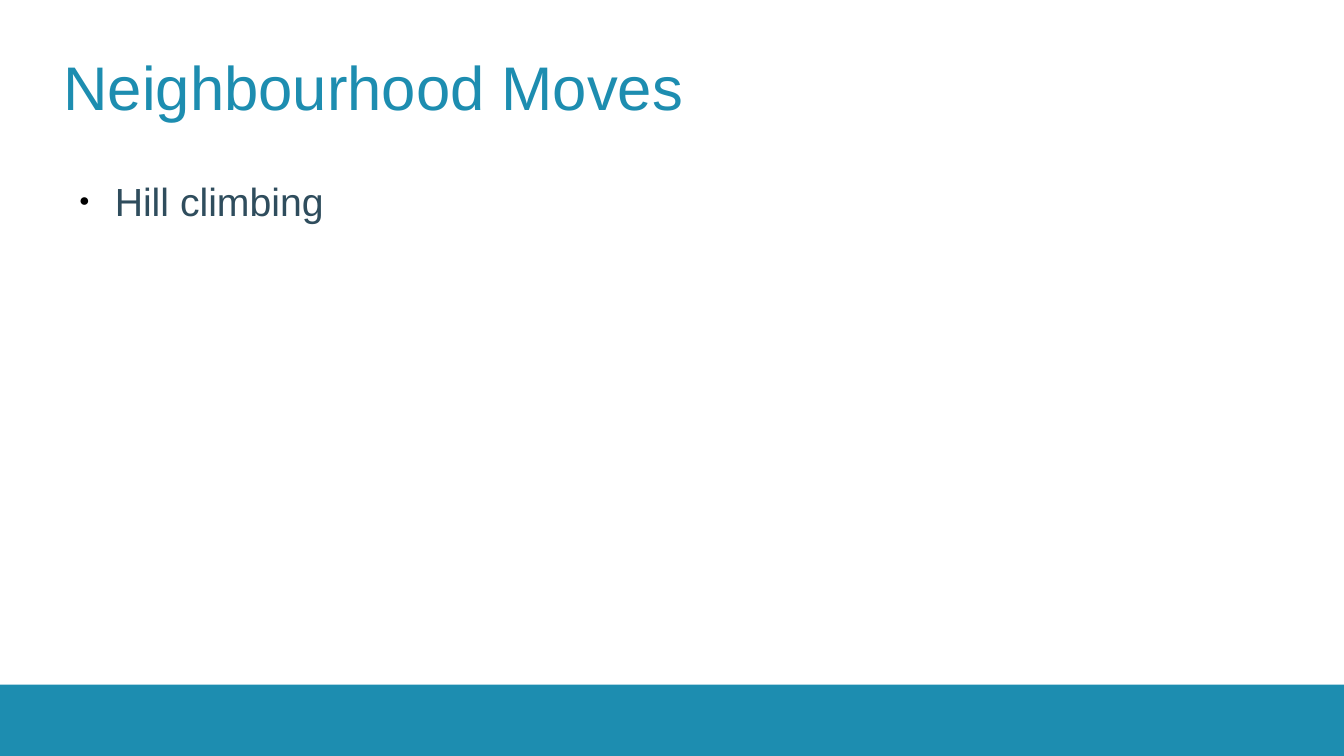
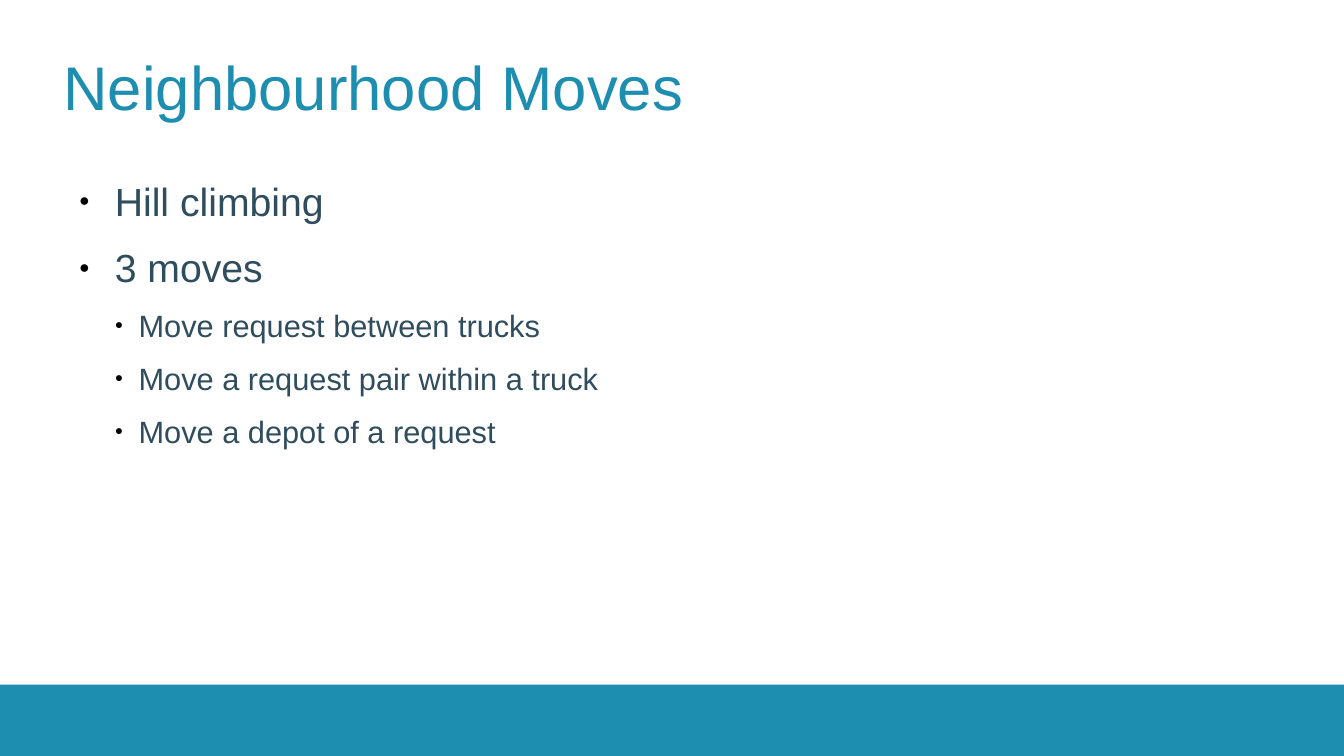
Before and after one commit to RubenMechelinck/OptimalisatieTVH, a slide deck: slide 3 of presentatie.pptx. Drawn at 1344x756 pixels with LibreOffice and Linux fonts; fonts in the diff are those of the drawing; background and template pictures are left out. Boxes give left, top, right and bottom in pixels: in the first picture for what was removed or moved away, otherwise in the second. Text is boxed around its words. In the diff, an @@ line names an element or a change of style, - is before the commit and + after.

```diff
--- a/presentatie.pptx
+++ b/presentatie.pptx
@@ text at [115,254,598,448]: paragraphs added @@
+● 3 moves
+    ● Move request between trucks
+    ● Move a request pair within a truck
+    ● Move a depot of a request
```
Also in this commit, not shown: 3 other slides changed.
